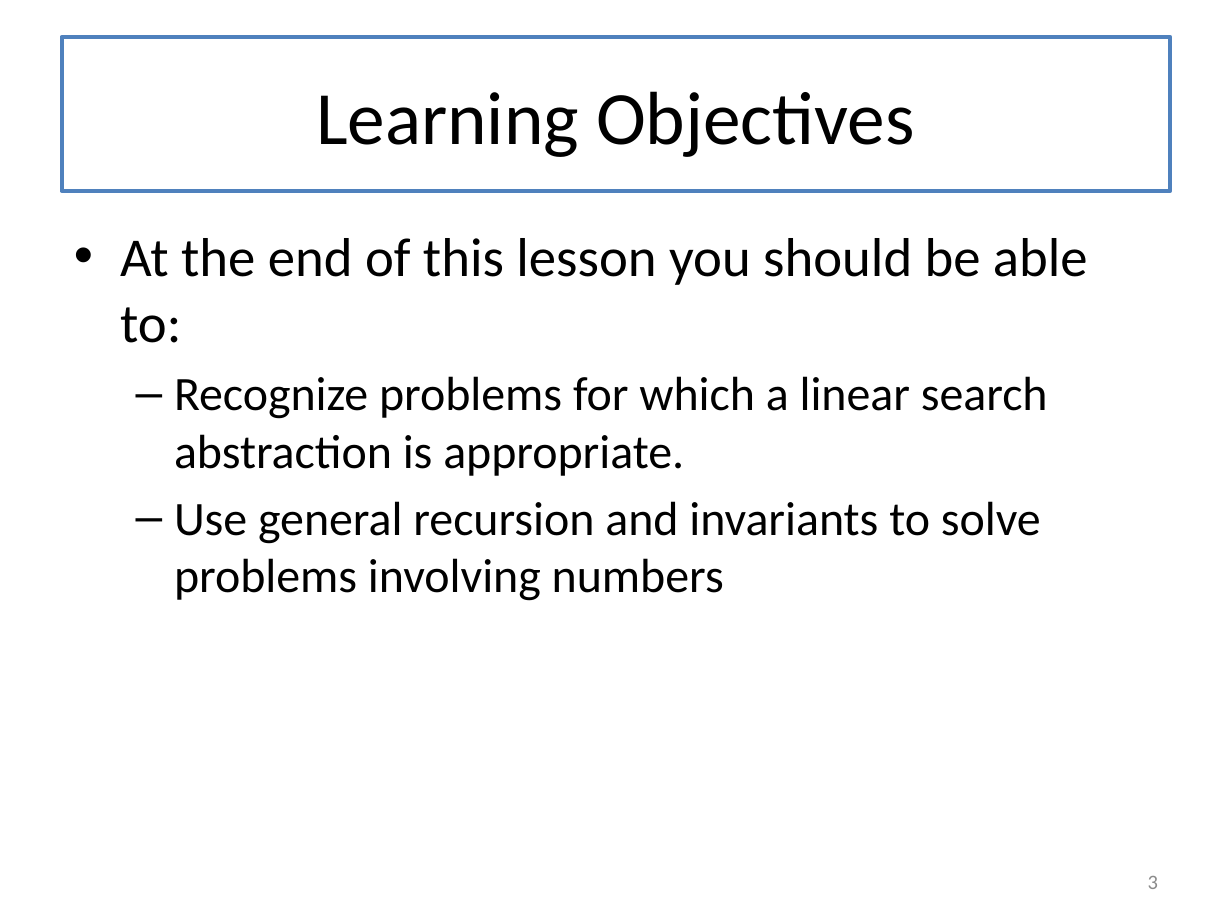
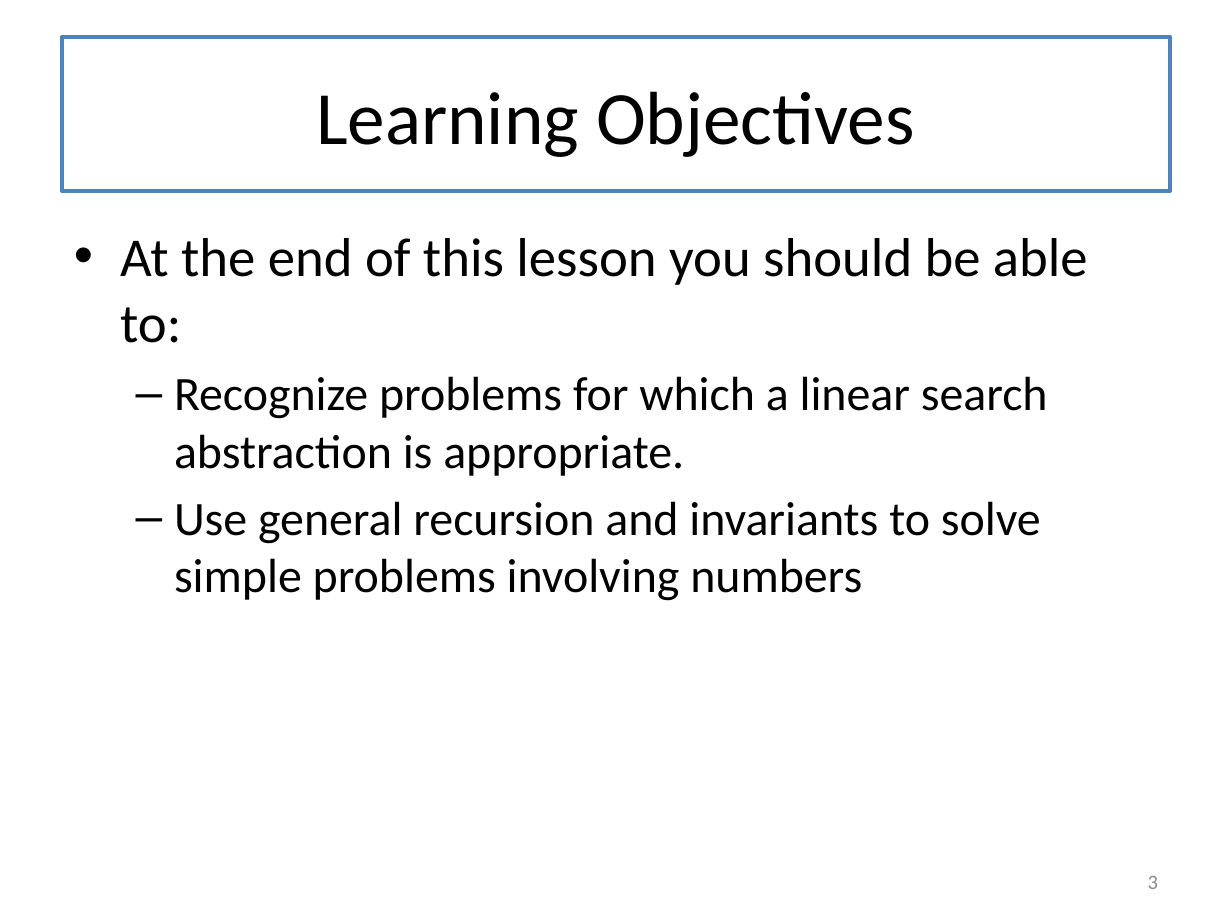
Before and after one commit to mwand/cs5010f16, a slide deck: slide 3 of Slides/Lesson 8.3 Linear Search.pptx. Drawn at 1232x924 pixels with LibreOffice and Linux fonts; fonts in the diff are those of the drawing. Boxes give left, top, right and bottom in pixels: in the first picture for what was removed or moved away, otherwise in the second. Text is boxed around its words. In the diff, an @@ line names an element or a change of style, - is before the commit and + after.

```diff
--- a/Slides/Lesson 8.3 Linear Search.pptx
+++ b/Slides/Lesson 8.3 Linear Search.pptx
@@ text at [174, 501, 1041, 601]: text changed @@
-  – Use general recursion and invariants to solve problems involving numbers
+  – Use general recursion and invariants to solve simple problems involving numbers
```
Also in this commit, not shown: 7 other slides changed, 2 other files.
